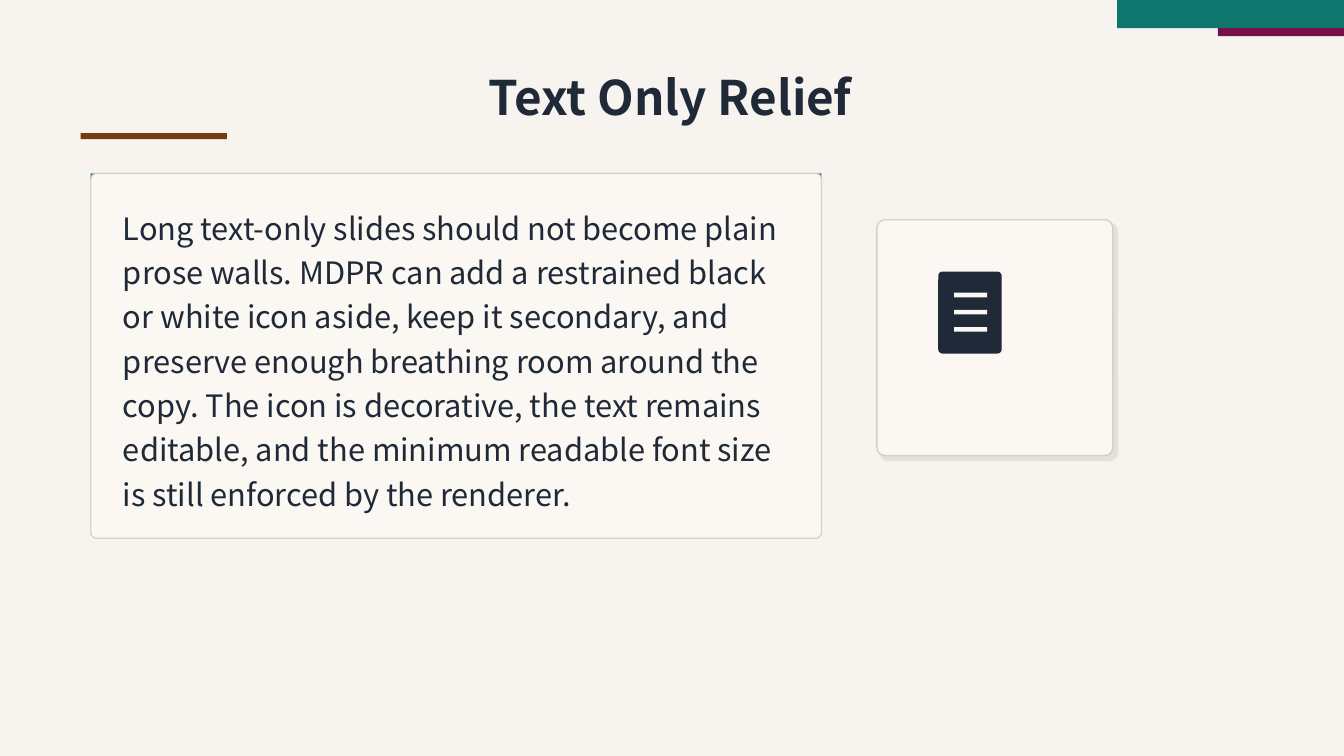
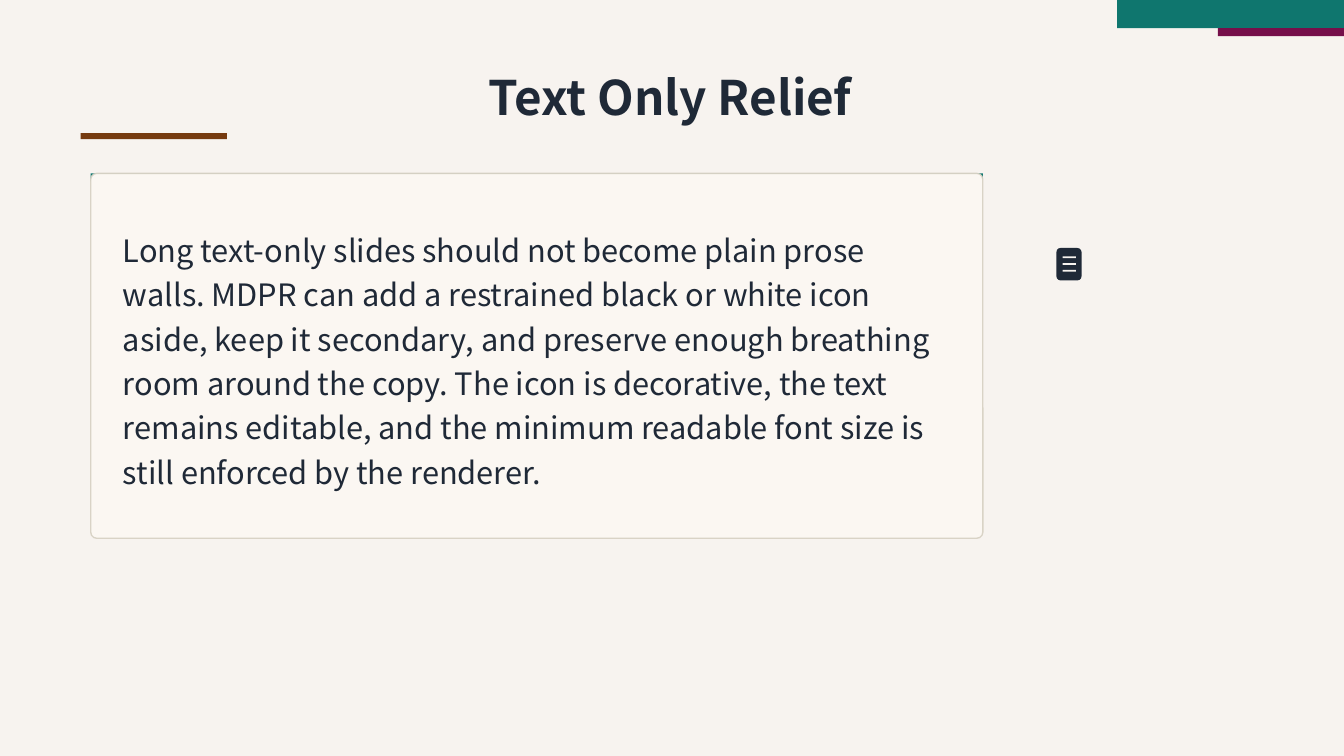
Before and after one commit to ch040602/mdpr-skill, a slide deck: slide 6 of artifacts/mdpr-integrated/mdpr-build/deck.pptx. Drawn at 1344x756 pixels with LibreOffice and Linux fonts; fonts in the diff are those of the drawing. Boxes give left, top, right and bottom in pixels: in the first picture for what was removed or moved away, otherwise in the second. Text is boxed around its words. In the diff, an @@ line names an element or a change of style, - is before the commit and + after.

```diff
--- a/artifacts/mdpr-integrated/mdpr-build/deck.pptx
+++ b/artifacts/mdpr-integrated/mdpr-build/deck.pptx
@@ rectangle: place and size @@
-rectangle at (91, 173, 822, 181)
+rectangle at (91, 173, 983, 181)
@@ rounded rectangle: place and size @@
-rounded rectangle at (91, 173, 822, 538)
+rounded rectangle at (91, 173, 983, 538)
@@ text "Long text-only slides should not ..." rewrapped from (123, 215, 777, 513) to (123, 237, 930, 491) @@
@@ rounded rectangle: place and size @@
-rounded rectangle at (877, 220, 1113, 456)
+rounded rectangle at (1057, 248, 1082, 280)
@@ rounded rectangle at (1057, 248, 1082, 280): fill #FBF7F2 to #1F2937; outline #D6D0C2 1 pt to none; shadow off; proportions changed @@
@@ rectangle: place and size @@
-rectangle at (955, 292, 988, 297)
+rectangle at (1063, 263, 1076, 265)
@@ rectangle at (1063, 263, 1076, 265): fill #FBF7F2 to #F7F3EF @@
@@ rectangle added at (1063, 256, 1076, 258), fill #F7F3EF @@
@@ rounded rectangle removed at (939, 271, 1002, 353) @@
@@ rectangle at (1063, 270, 1076, 272): fill #FBF7F2 to #F7F3EF @@
@@ rectangle: place and size @@
-rectangle at (955, 310, 988, 315)
+rectangle at (1063, 270, 1076, 272)
@@ rectangle removed at (955, 328, 988, 333) @@
```
Also in this commit, not shown: 2 other slides changed, 12 other files.
